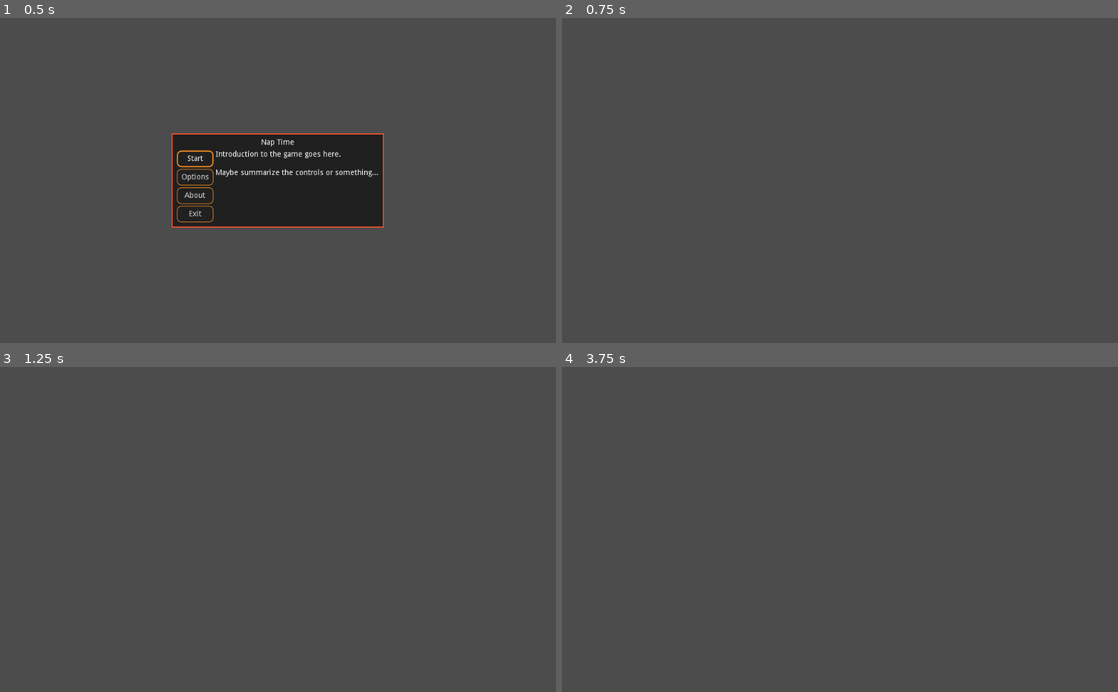
Above: before the commit, frames 1-4 (two rows, left to right).
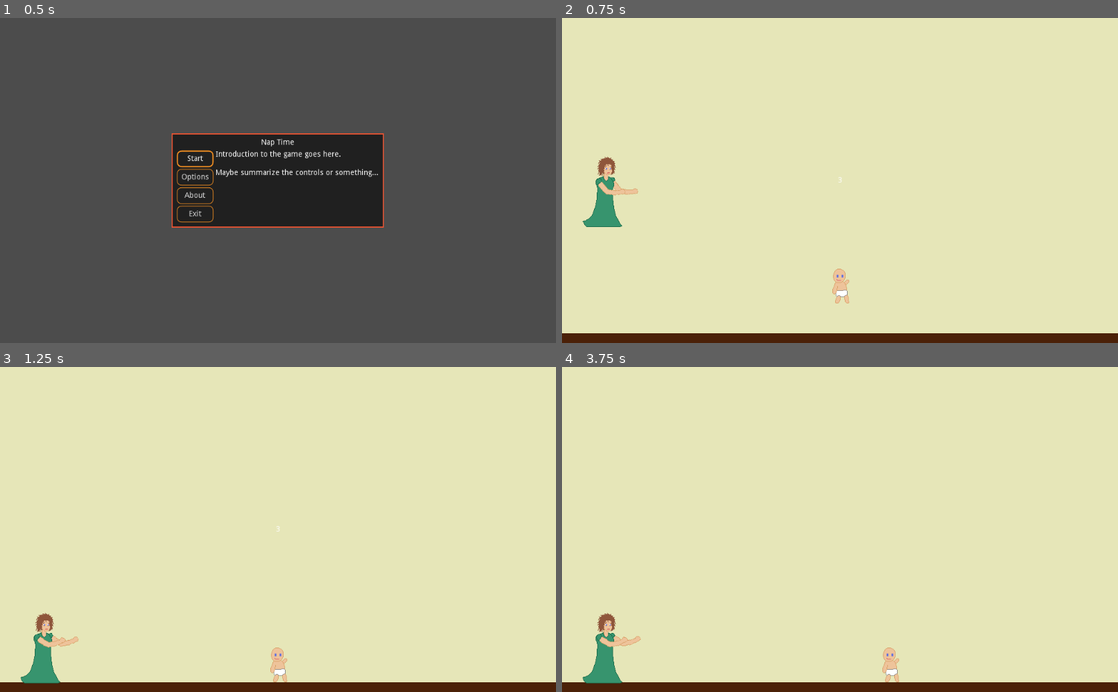
Above: after the commit, the same moments.

Repository: pizzasgood/NapTime_LD50
Game: Godot game, scene res://TitleScreen.tscn
The game is run twice, just before and just after one commit, with the same random seed, the same clock (stepped at 60 frames per second) and the same inputs.
Inputs:
- Up to frame 1 (0.5 s): no input
- Up to frame 2 (0.75 s): click "Start" at 0.5 s
- Up to frame 3 (1.25 s): no input
- Up to frame 4 (3.75 s): tap Enter (ui_accept) at 1.25, 1.35, 1.52, 1.82, 2, 2.1, 2.27, 2.57, 2.75, 2.85, 3.5, 3.6 s; hold Right (ui_right) 1.28-2.78 s; hold Left (ui_left) 2.78-3.53 s; hold Right (ui_right) from 3.53 s (still down)

Frame 1 is identical in both runs. In frame 2, 100% of the frame differs, in the area x 0-100%, y 0-100%; in frame 3, 100%; in frame 4, 100%.

Commit message:
Very basic initial game

Diff:
--- /dev/null
+++ b/Arena.tscn
@@ -0,0 +1,77 @@
+[gd_scene load_steps=10 format=2]
+
+[ext_resource path="res://entities/Baby.tscn" type="PackedScene" id=1]
+[ext_resource path="res://entities/Mom.tscn" type="PackedScene" id=2]
+
+[sub_resource type="QuadMesh" id=1]
+
+[sub_resource type="Gradient" id=2]
+offsets = PoolRealArray( 0 )
+colors = PoolColorArray( 0.901961, 0.901961, 0.72549, 1 )
+
+[sub_resource type="GradientTexture" id=3]
+gradient = SubResource( 2 )
+
+[sub_resource type="Gradient" id=4]
+offsets = PoolRealArray( 0 )
+colors = PoolColorArray( 0.294118, 0.133333, 0.0352941, 1 )
+
+[sub_resource type="GradientTexture" id=5]
+gradient = SubResource( 4 )
+
+[sub_resource type="RectangleShape2D" id=6]
+extents = Vector2( 550, 175 )
+
+[sub_resource type="RectangleShape2D" id=7]
+extents = Vector2( 48.5, 330 )
+
+[node name="Arena" type="Node2D"]
+
+[node name="BG" type="MeshInstance2D" parent="."]
+position = Vector2( 515, 298.375 )
+scale = Vector2( 1047.5, 614.75 )
+z_index = -10
+mesh = SubResource( 1 )
+texture = SubResource( 3 )
+
+[node name="Floor" type="MeshInstance2D" parent="."]
+position = Vector2( 515, 594 )
+scale = Vector2( 1047.5, 23.5 )
+mesh = SubResource( 1 )
+texture = SubResource( 5 )
+
+[node name="StaticBody2D" type="StaticBody2D" parent="Floor"]
+scale = Vector2( 0.000954654, 0.0425532 )
+__meta__ = {
+"_edit_lock_": true
+}
+
+[node name="CollisionShape2D" type="CollisionShape2D" parent="Floor/StaticBody2D"]
+position = Vector2( 0, 163 )
+shape = SubResource( 6 )
+__meta__ = {
+"_edit_lock_": true
+}
+
+[node name="StaticBody2D2" type="StaticBody2D" parent="."]
+position = Vector2( -57, 287 )
+
+[node name="CollisionShape2D" type="CollisionShape2D" parent="StaticBody2D2"]
+shape = SubResource( 7 )
+__meta__ = {
+"_edit_lock_": true
+}
+
+[node name="StaticBody2D3" type="StaticBody2D" parent="."]
+position = Vector2( 1087, 295 )
+
+[node name="CollisionShape2D" type="CollisionShape2D" parent="StaticBody2D3"]
+shape = SubResource( 7 )
+__meta__ = {
+"_edit_lock_": true
+}
+
+[node name="Baby" parent="." instance=ExtResource( 1 )]
+
+[node name="Mom" parent="." instance=ExtResource( 2 )]
+position = Vector2( 75, 292 )
--- /dev/null
+++ b/Countdown.gd
@@ -0,0 +1,15 @@
+extends CenterContainer
+
+
+onready var label : Label = $Label
+onready var timer : Timer = $Timer
+onready var main := find_parent("Main")
+
+
+func _process(delta: float) -> void:
+	label.text = "%d" % ceil(timer.time_left)
+
+
+func _on_Timer_timeout() -> void:
+	visible = false
+	main.start()
--- /dev/null
+++ b/Countdown.tscn
@@ -0,0 +1,22 @@
+[gd_scene load_steps=2 format=2]
+
+[ext_resource path="res://Countdown.gd" type="Script" id=1]
+
+[node name="Countdown" type="CenterContainer"]
+pause_mode = 2
+anchor_right = 1.0
+anchor_bottom = 1.0
+script = ExtResource( 1 )
+
+[node name="Label" type="Label" parent="."]
+margin_left = 512.0
+margin_top = 293.0
+margin_right = 512.0
+margin_bottom = 307.0
+
+[node name="Timer" type="Timer" parent="."]
+wait_time = 3.0
+one_shot = true
+autostart = true
+
+[connection signal="timeout" from="Timer" to="." method="_on_Timer_timeout"]
--- /dev/null
+++ b/GameOver.gd
@@ -0,0 +1,35 @@
+extends CenterContainer
+
+
+onready var retry_button : Button = find_node("RetryButton")
+onready var score_label : Label = find_node("Score")
+onready var main := find_parent("Main")
+
+
+func game_over() -> void:
+	get_tree().paused = true
+	visible = true
+	var score = (OS.get_ticks_msec() - main.start_time) / 1000
+	score_label.text = "Score: %0.1f seconds" % score
+	retry_button.grab_focus()
+
+
+func _on_RetryButton_pressed() -> void:
+	visible = false
+	get_tree().paused = false
+	get_tree().change_scene("res://Main.tscn")
+
+
+func _on_QuitButton_pressed() -> void:
+	visible = false
+	get_tree().paused = false
+	get_tree().change_scene("res://TitleScreen.tscn")
+
+
+func _ready() -> void:
+	visible = false
+
+
+func _unhandled_input(_event) -> void:
+	if visible:
+		get_tree().set_input_as_handled()
--- /dev/null
+++ b/GameOver.tscn
@@ -0,0 +1,46 @@
+[gd_scene load_steps=2 format=2]
+
+[ext_resource path="res://GameOver.gd" type="Script" id=1]
+
+[node name="GameOver" type="CenterContainer"]
+pause_mode = 2
+anchor_right = 1.0
+anchor_bottom = 1.0
+script = ExtResource( 1 )
+
+[node name="PanelContainer" type="PanelContainer" parent="."]
+margin_left = 467.0
+margin_top = 242.0
+margin_right = 556.0
+margin_bottom = 358.0
+
+[node name="VBoxContainer" type="VBoxContainer" parent="PanelContainer"]
+margin_left = 8.0
+margin_top = 8.0
+margin_right = 81.0
+margin_bottom = 108.0
+
+[node name="Label" type="Label" parent="PanelContainer/VBoxContainer"]
+margin_right = 73.0
+margin_bottom = 14.0
+text = "Game Over"
+
+[node name="Score" type="Label" parent="PanelContainer/VBoxContainer"]
+margin_top = 18.0
+margin_right = 73.0
+margin_bottom = 32.0
+
+[node name="RetryButton" type="Button" parent="PanelContainer/VBoxContainer"]
+margin_top = 36.0
+margin_right = 73.0
+margin_bottom = 66.0
+text = "Retry"
+
+[node name="QuitButton" type="Button" parent="PanelContainer/VBoxContainer"]
+margin_top = 70.0
+margin_right = 73.0
+margin_bottom = 100.0
+text = "Quit"
+
+[connection signal="pressed" from="PanelContainer/VBoxContainer/RetryButton" to="." method="_on_RetryButton_pressed"]
+[connection signal="pressed" from="PanelContainer/VBoxContainer/QuitButton" to="." method="_on_QuitButton_pressed"]
--- /dev/null
+++ b/Main.gd
@@ -0,0 +1,11 @@
+extends Node
+
+
+var start_time : float
+
+
+func start() -> void:
+	find_node("Baby").mobile = true
+	find_node("Mom").mobile = true
+	$BGM.play()
+	start_time = OS.get_ticks_msec()
--- a/Main.tscn
+++ b/Main.tscn
@@ -1,9 +1,15 @@
-[gd_scene load_steps=3 format=2]
+[gd_scene load_steps=8 format=2]
 
 [ext_resource path="res://OptionsWindow.tscn" type="PackedScene" id=1]
 [ext_resource path="res://PauseMenu.tscn" type="PackedScene" id=2]
+[ext_resource path="res://Arena.tscn" type="PackedScene" id=3]
+[ext_resource path="res://Main.gd" type="Script" id=4]
+[ext_resource path="res://GameOver.tscn" type="PackedScene" id=5]
+[ext_resource path="res://bgm/indefatigable.ogg" type="AudioStream" id=6]
+[ext_resource path="res://Countdown.tscn" type="PackedScene" id=7]
 
 [node name="Main" type="Node"]
+script = ExtResource( 4 )
 
 [node name="GUI" type="CanvasLayer" parent="."]
 
@@ -20,3 +26,15 @@
 __meta__ = {
 "_edit_use_anchors_": false
 }
+
+[node name="GameOver" parent="GUI" instance=ExtResource( 5 )]
+visible = false
+
+[node name="Countdown" parent="GUI" instance=ExtResource( 7 )]
+
+[node name="Arena" parent="." instance=ExtResource( 3 )]
+
+[node name="BGM" type="AudioStreamPlayer" parent="."]
+pause_mode = 2
+stream = ExtResource( 6 )
+bus = "Music"
--- a/TitleScreen.tscn
+++ b/TitleScreen.tscn
@@ -82,7 +82,6 @@
 Maybe summarize the controls or something..."
 
 [node name="AboutWindow" parent="." instance=ExtResource( 2 )]
-visible = false
 
 [node name="OptionsWindow" parent="." instance=ExtResource( 3 )]
 
--- /dev/null
+++ b/entities/Arm.gd
@@ -0,0 +1,26 @@
+extends Node2D
+
+
+onready var sprite := $Sprite
+onready var grab_zone := $GrabZone
+onready var target : KinematicBody2D = get_tree().get_nodes_in_group("player")[0]
+onready var game_over_menu := get_node("/root/Main").find_node("GameOver")
+
+
+func set_flip(value : bool) -> void:
+	if value != sprite.flip_h:
+		sprite.flip_h = value
+		sprite.position.x *= -1
+		#grab_zone.position.x *= -1 # this is unnecessary since it has x positon of 0
+
+
+func _process(_delta: float) -> void:
+	var angle := global_position.angle_to_point(target.global_position)
+	angle += TAU/4 # because default arm orientation is down, not forward
+	rotation = angle
+
+
+func _on_GrabZone_body_entered(body: Node) -> void:
+	if not body.is_in_group("player"):
+		return
+	game_over_menu.game_over()
--- /dev/null
+++ b/entities/Arm.tscn
@@ -0,0 +1,24 @@
+[gd_scene load_steps=4 format=2]
+
+[ext_resource path="res://entities/mom-arm.png" type="Texture" id=1]
+[ext_resource path="res://entities/Arm.gd" type="Script" id=2]
+
+[sub_resource type="CircleShape2D" id=1]
+
+[node name="Arm" type="Node2D"]
+script = ExtResource( 2 )
+
+[node name="Sprite" type="Sprite" parent="."]
+position = Vector2( -6, 25 )
+texture = ExtResource( 1 )
+
+[node name="GrabZone" type="Area2D" parent="."]
+position = Vector2( 0, 49 )
+
+[node name="CollisionShape2D" type="CollisionShape2D" parent="GrabZone"]
+shape = SubResource( 1 )
+__meta__ = {
+"_edit_lock_": true
+}
+
+[connection signal="body_entered" from="GrabZone" to="." method="_on_GrabZone_body_entered"]
--- /dev/null
+++ b/entities/Baby.gd
@@ -0,0 +1,122 @@
+extends KinematicBody2D
+
+
+var mobile := false
+var speed := 500.0
+var jumping := false
+var jump_speed := 400.0
+var jump_control_time := 200 #ms
+var jump_started := 0
+var gravity := 32
+var velocity := Vector2.ZERO
+var item : Node2D
+
+onready var sprite : Sprite = $Sprite
+onready var grab_zone : Area2D = $GrabZone
+onready var hands : Node2D = $Hands
+
+
+func _physics_process(_delta: float) -> void:
+	if mobile:
+		handle_input()
+
+	if is_on_ceiling():
+		jumping = false
+		if velocity.y < 0:
+			velocity.y = 0
+	if jumping:
+		move_and_slide(velocity, Vector2.UP)
+	else:
+		if is_on_floor():
+			velocity.y = 0
+		else:
+			velocity.y += gravity
+		move_and_slide_with_snap(velocity, Vector2.DOWN, Vector2.UP)
+
+
+func _process(_delta: float) -> void:
+	if velocity.x > 0:
+		sprite.flip_h = false
+		hands.scale.x = 1
+	if velocity.x < 0:
+		sprite.flip_h = true
+		hands.scale.x = -1
+
+
+func handle_input() -> void:
+	# running
+	velocity.x = 0.0
+	if Input.is_action_pressed("ui_right"):
+		velocity.x += speed
+	if Input.is_action_pressed("ui_left"):
+		velocity.x -= speed
+
+	# jumping
+	if Input.is_action_pressed("ui_up"):
+		if is_on_floor():
+			jumping = true
+			jump_started = OS.get_ticks_msec()
+		if jumping and OS.get_ticks_msec() < jump_started + jump_control_time:
+			velocity.y = -jump_speed
+		else:
+			jumping = false
+	else:
+		jumping = false
+
+	# items
+	if Input.is_action_just_pressed("ui_accept"):
+		if Input.is_action_pressed("ui_down"):
+			release_item()
+		elif item != null:
+			use_item()
+		else:
+			grab_item()
+	if Input.is_action_just_released("ui_accept") and item != null:
+		stop_using_item()
+
+
+func grab_item() -> void:
+	if item != null:
+		return
+	for a in grab_zone.get_overlapping_areas():
+		item = find_parent_item_of_node(a)
+		if item != null:
+			item.get_parent().remove_child(item)
+			hands.add_child(item)
+			item.position = Vector2.ZERO
+			break
+	if item == null:
+		return
+	if item.has_node("GripHere"):
+		item.position = -item.get_node("GripHere").position
+	if item.has_node("AnimationPlayer"):
+			item.get_node("AnimationPlayer").play("carry")
+
+
+func find_parent_item_of_node(node: Node):
+	if node.is_in_group("pickups"):
+		return node
+	if node.get_parent() != null:
+		return find_parent_item_of_node(node.get_parent())
+	return null
+
+
+func release_item() -> void:
+	if item == null:
+		return
+	hands.remove_child(item)
+	get_parent().add_child(item)
+	item.position = position
+	if item.has_node("AnimationPlayer"):
+		item.get_node("AnimationPlayer").play("dropped")
+	item = null
+
+
+func use_item() -> void:
+	if item == null:
+		return
+
+
+func stop_using_item() -> void:
+	if item == null:
+		return
--- /dev/null
+++ b/entities/Baby.tscn
@@ -0,0 +1,30 @@
+[gd_scene load_steps=5 format=2]
+
+[ext_resource path="res://entities/baby.png" type="Texture" id=1]
+[ext_resource path="res://entities/Baby.gd" type="Script" id=2]
+
+[sub_resource type="CapsuleShape2D" id=8]
+radius = 12.0
+height = 40.0
+
+[sub_resource type="RectangleShape2D" id=9]
+extents = Vector2( 15.5, 32 )
+
+[node name="Baby" type="KinematicBody2D" groups=["player"]]
+position = Vector2( 513, 466 )
+script = ExtResource( 2 )
+
+[node name="CollisionShape2D" type="CollisionShape2D" parent="."]
+shape = SubResource( 8 )
+
+[node name="Sprite" type="Sprite" parent="."]
+texture = ExtResource( 1 )
+
+[node name="Hands" type="Node2D" parent="."]
+position = Vector2( 13, -9 )
+
+[node name="GrabZone" type="Area2D" parent="."]
+
+[node name="CollisionShape2D" type="CollisionShape2D" parent="GrabZone"]
+position = Vector2( 0.5, 0 )
+shape = SubResource( 9 )
--- /dev/null
+++ b/entities/Mom.gd
@@ -0,0 +1,106 @@
+extends KinematicBody2D
+
+
+var mobile := false
+var speed := 400.0
+var jumping := false
+var jump_speed := 400.0
+var jump_control_time := 200 #ms
+var jump_started := 0
+var gravity := 32
+var velocity := Vector2.ZERO
+
+var reaction_time := 200 #ms
+var ai_actions = []
+var ai_actions_buffer = []
+var ai_virtual_actions = []
+
+onready var sprite : Sprite = $Sprite
+onready var arms = [$FrontArm, $BackArm]
+onready var arm_offsets = [arms[0].position.x, arms[1].position.x]
+onready var target : KinematicBody2D = get_tree().get_nodes_in_group("player")[0]
+
+
+func _physics_process(_delta: float) -> void:
+	if mobile:
+		handle_ai()
+		handle_input()
+
+	if is_on_ceiling():
+		jumping = false
+		if velocity.y < 0:
+			velocity.y = 0
+	if jumping:
+		move_and_slide(velocity, Vector2.UP)
+	else:
+		if is_on_floor():
+			velocity.y = 0
+		else:
+			velocity.y += gravity
+		move_and_slide_with_snap(velocity, Vector2.DOWN, Vector2.UP)
+
+
+func _process(_delta: float) -> void:
+	if velocity.x > 0:
+		sprite.flip_h = false
+		for arm in arms:
+			arm.set_flip(false)
+		arms[0].position.x = arm_offsets[0]
+		arms[1].position.x = arm_offsets[1]
+	if velocity.x < 0:
+		sprite.flip_h = true
+		for arm in arms:
+			arm.set_flip(true)
+		arms[0].position.x = -arm_offsets[0]
+		arms[1].position.x = -arm_offsets[1]
+
+
+func handle_input() -> void:
+	# running
+	velocity.x = 0.0
+	if "ui_right" in ai_actions:
+		velocity.x += speed
+	if "ui_left" in ai_actions:
+		velocity.x -= speed
+
+	# jumping
+	if "ui_up" in ai_actions:
+		if is_on_floor():
+			jumping = true
+			jump_started = OS.get_ticks_msec()
+		if jumping and OS.get_ticks_msec() < jump_started + jump_control_time:
+			velocity.y = -jump_speed
+		else:
+			jumping = false
+	else:
+		jumping = false
+
+
+func update_reaction_buffer() -> void:
+	var now = OS.get_ticks_msec()
+	for pair in ai_actions_buffer:
+		if pair[1] <= now:
+			ai_actions = pair[0]
+			ai_actions_buffer.erase(pair)
+
+
+func handle_ai() -> void:
+	update_reaction_buffer()
+	var now = OS.get_ticks_msec()
+	var new_state = ai_virtual_actions.duplicate(true)
+	var x_diff = target.position.x - self.position.x #TODO: maybe add prediction to compensate for reaction time and mitigate overshoot
+	if abs(x_diff) < 24:
+			new_state.erase("ui_right")
+			new_state.erase("ui_left")
+	elif x_diff > 0:
+		if not "ui_right" in new_state:
+			new_state.append("ui_right")
+			new_state.erase("ui_left")
+	else:
+		if not "ui_left" in new_state:
+			new_state.append("ui_left")
+			new_state.erase("ui_right")
+	new_state.sort()
+	if new_state != ai_virtual_actions:
+		ai_virtual_actions = new_state.duplicate(true)
+		ai_actions_buffer.append([new_state.duplicate(true), now + reaction_time])
--- /dev/null
+++ b/entities/Mom.tscn
@@ -0,0 +1,26 @@
+[gd_scene load_steps=5 format=2]
+
+[ext_resource path="res://entities/mom-upright.png" type="Texture" id=1]
+[ext_resource path="res://entities/Mom.gd" type="Script" id=2]
+[ext_resource path="res://entities/Arm.tscn" type="PackedScene" id=3]
+
+[sub_resource type="CapsuleShape2D" id=1]
+radius = 18.0
+height = 88.0
+
+[node name="Mom" type="KinematicBody2D" groups=["enemies"]]
+script = ExtResource( 2 )
+
+[node name="CollisionShape2D" type="CollisionShape2D" parent="."]
+position = Vector2( 8, 1 )
+shape = SubResource( 1 )
+
+[node name="BackArm" parent="." instance=ExtResource( 3 )]
+position = Vector2( 16, -23 )
+z_index = -1
+
+[node name="Sprite" type="Sprite" parent="."]
+texture = ExtResource( 1 )
+
+[node name="FrontArm" parent="." instance=ExtResource( 3 )]
+position = Vector2( -8, -21 )
--- a/project.godot
+++ b/project.godot
@@ -26,8 +26,60 @@
 
 theme/custom="res://main_theme.tres"
 
+[importer_defaults]
+
+texture={
+"compress/bptc_ldr": 0,
+"compress/hdr_mode": 0,
+"compress/lossy_quality": 0.7,
+"compress/mode": 0,
+"compress/normal_map": 0,
+"detect_3d": false,
+"flags/anisotropic": false,
+"flags/filter": false,
+"flags/mipmaps": false,
+"flags/repeat": 0,
+"flags/srgb": 2,
+"process/HDR_as_SRGB": false,
+"process/fix_alpha_border": true,
+"process/invert_color": false,
+"process/normal_map_invert_y": false,
+"process/premult_alpha": false,
+"size_limit": 0,
+"stream": false,
+"svg/scale": 1.0
+}
+
 [input]
 
+ui_left={
+"deadzone": 0.5,
+"events": [ Object(InputEventKey,"resource_local_to_scene":false,"resource_name":"","device":0,"alt":false,"shift":false,"control":false,"meta":false,"command":false,"pressed":false,"scancode":16777231,"physical_scancode":0,"unicode":0,"echo":false,"script":null)
+, Object(InputEventJoypadButton,"resource_local_to_scene":false,"resource_name":"","device":0,"button_index":14,"pressure":0.0,"pressed":false,"script":null)
+, Object(InputEventKey,"resource_local_to_scene":false,"resource_name":"","device":0,"alt":false,"shift":false,"control":false,"meta":false,"command":false,"pressed":false,"scancode":0,"physical_scancode":65,"unicode":0,"echo":false,"script":null)
+ ]
+}
+ui_right={
+"deadzone": 0.5,
+"events": [ Object(InputEventKey,"resource_local_to_scene":false,"resource_name":"","device":0,"alt":false,"shift":false,"control":false,"meta":false,"command":false,"pressed":false,"scancode":16777233,"physical_scancode":0,"unicode":0,"echo":false,"script":null)
+, Object(InputEventJoypadButton,"resource_local_to_scene":false,"resource_name":"","device":0,"button_index":15,"pressure":0.0,"pressed":false,"script":null)
+, Object(InputEventKey,"resource_local_to_scene":false,"resource_name":"","device":0,"alt":false,"shift":false,"control":false,"meta":false,"command":false,"pressed":false,"scancode":0,"physical_scancode":68,"unicode":0,"echo":false,"script":null)
+ ]
+}
+ui_up={
+"deadzone": 0.5,
+"events": [ Object(InputEventKey,"resource_local_to_scene":false,"resource_name":"","device":0,"alt":false,"shift":false,"control":false,"meta":false,"command":false,"pressed":false,"scancode":16777232,"physical_scancode":0,"unicode":0,"echo":false,"script":null)
+, Object(InputEventJoypadButton,"resource_local_to_scene":false,"resource_name":"","device":0,"button_index":12,"pressure":0.0,"pressed":false,"script":null)
+, Object(InputEventKey,"resource_local_to_scene":false,"resource_name":"","device":0,"alt":false,"shift":false,"control":false,"meta":false,"command":false,"pressed":false,"scancode":0,"physical_scancode":87,"unicode":0,"echo":false,"script":null)
+ ]
+}
+ui_down={
+"deadzone": 0.5,
+"events": [ Object(InputEventKey,"resource_local_to_scene":false,"resource_name":"","device":0,"alt":false,"shift":false,"control":false,"meta":false,"command":false,"pressed":false,"scancode":16777234,"physical_scancode":0,"unicode":0,"echo":false,"script":null)
+, Object(InputEventJoypadButton,"resource_local_to_scene":false,"resource_name":"","device":0,"button_index":13,"pressure":0.0,"pressed":false,"script":null)
+, Object(InputEventKey,"resource_local_to_scene":false,"resource_name":"","device":0,"alt":false,"shift":false,"control":false,"meta":false,"command":false,"pressed":false,"scancode":0,"physical_scancode":83,"unicode":0,"echo":false,"script":null)
+ ]
+}
 menu={
 "deadzone": 0.5,
 "events": [ Object(InputEventKey,"resource_local_to_scene":false,"resource_name":"","device":0,"alt":false,"shift":false,"control":false,"meta":false,"command":false,"pressed":false,"scancode":16777217,"physical_scancode":0,"unicode":0,"echo":false,"script":null)
Not shown, added: bgm/indefatigable.ogg.import
Binary file added: entities/baby.png
Not shown, added: entities/baby.png.import
Binary file added: entities/mom-arm.png
Not shown, added: entities/mom-arm.png.import
Binary file added: entities/mom-crouched.png
Not shown, added: entities/mom-crouched.png.import
Binary file added: entities/mom-upright.png
Not shown, added: entities/mom-upright.png.import
